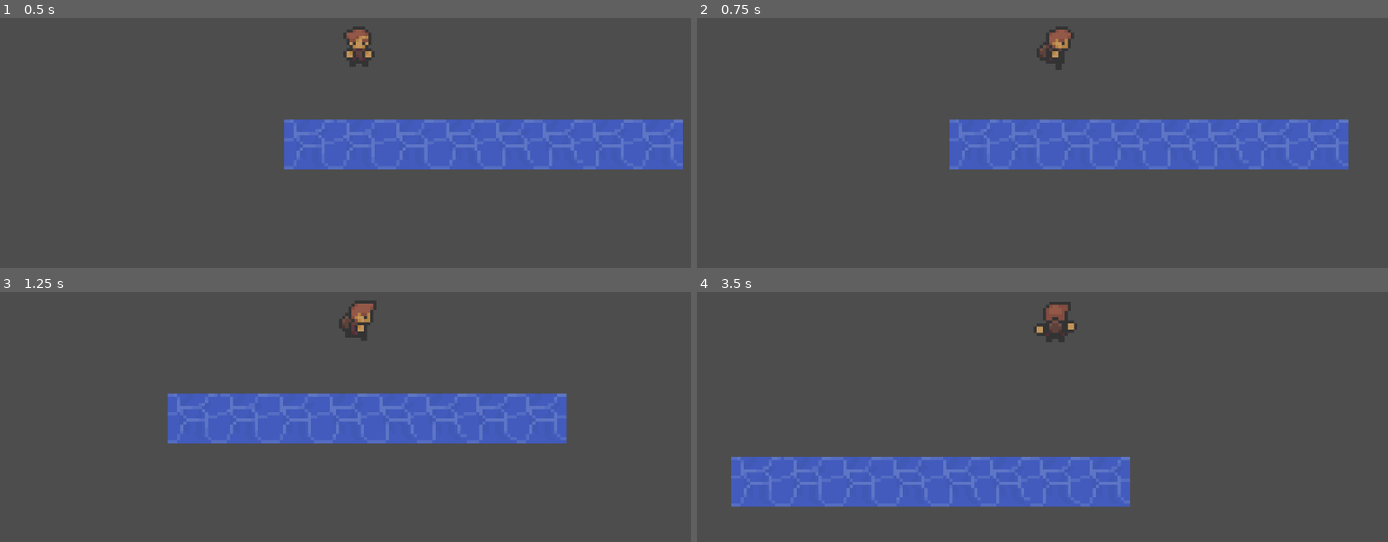
Above: before the commit, frames 1-4 (two rows, left to right).
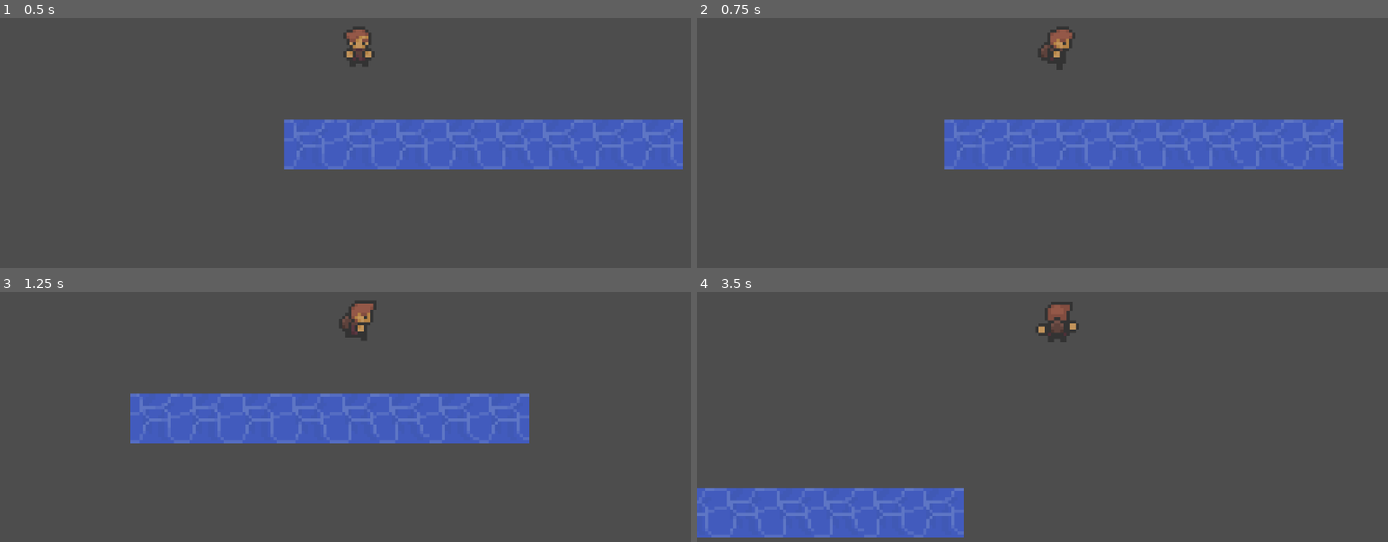
Above: after the commit, the same moments.

Repository: lilmax6969/small-seed_island-gd
Game: Godot game, scene res://scene/test.tscn
Same seed, same stepped clock (60 frames per second), same inputs: the game is played once before the commit and once after it.
Inputs:
- Up to frame 1 (0.5 s): no input
- Up to frame 2 (0.75 s): hold D (right) from 0.53 s (still down)
- Up to frame 3 (1.25 s): keep holding D (right)
- Up to frame 4 (3.5 s): release D (right) at 1.28 s; hold S (down) 1.28-2.03 s; hold D (right) 2.03-2.78 s; hold W (up) from 2.78 s (still down)

Frame 1 is identical in both runs. In frame 2, 1.8% of the frame differs, in the area x 35-95%, y 3-61%; in frame 3, 3.8%; in frame 4, 15%, in the area x 0-63%, y 3-99%.

Commit message:
Corrected player movement

Diff:
--- a/scripts/player.gd
+++ b/scripts/player.gd
@@ -2,9 +2,9 @@
 
 @onready var ANIMATOR = $Animator
 
-@export var ACCELERATION: float = 1250.0
-@export var DECELERATION: float = 1500.0
-@export var MAX_SPEED: float = 20_00.0
+@export var ACCELERATION: float = 750.0
+@export var DECELERATION: float = 1000.0
+@export var MAX_SPEED: float = 75.0
 
 var input_direction: Vector2 = Vector2.ZERO
 var last_direction: Vector2 = Vector2.DOWN
@@ -22,23 +22,13 @@
 func update_velocity(delta: float) -> void:
 	var accDelta = ACCELERATION * delta
 	var decDelta = DECELERATION * delta
-	var maxDelta = MAX_SPEED * delta
 
-	# X movement
-	if abs(velocity.x) + accDelta > maxDelta:
-		velocity.x = maxDelta * input_direction.x
-	if input_direction.x != 0:
-		velocity.x += input_direction.x * accDelta
+	if input_direction != Vector2.ZERO:
+		velocity += input_direction * accDelta
+		if velocity.length() > MAX_SPEED:
+			velocity = velocity.normalized() * MAX_SPEED
 	else:
-		velocity.x = move_toward(velocity.x, 0, decDelta)
-
-	# Y movement
-	if abs(velocity.y) + accDelta > maxDelta:
-		velocity.y = maxDelta * input_direction.y
-	if input_direction.y != 0:
-		velocity.y += input_direction.y * accDelta
-	else:
-		velocity.y = move_toward(velocity.y, 0, decDelta)
+		velocity = velocity.move_toward(Vector2.ZERO, decDelta)
 
 # DANGER: Animations sector
 func animate() -> void:
